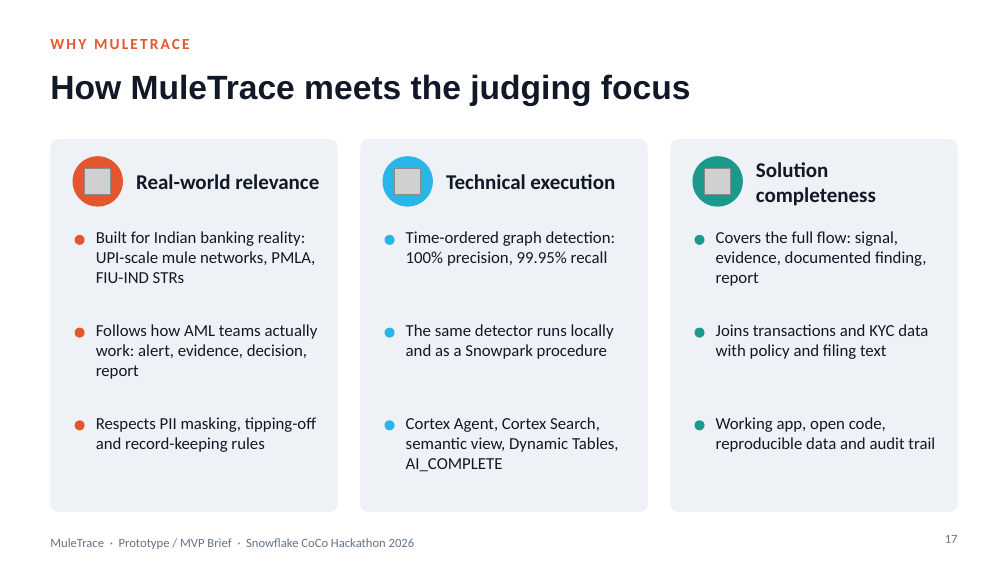
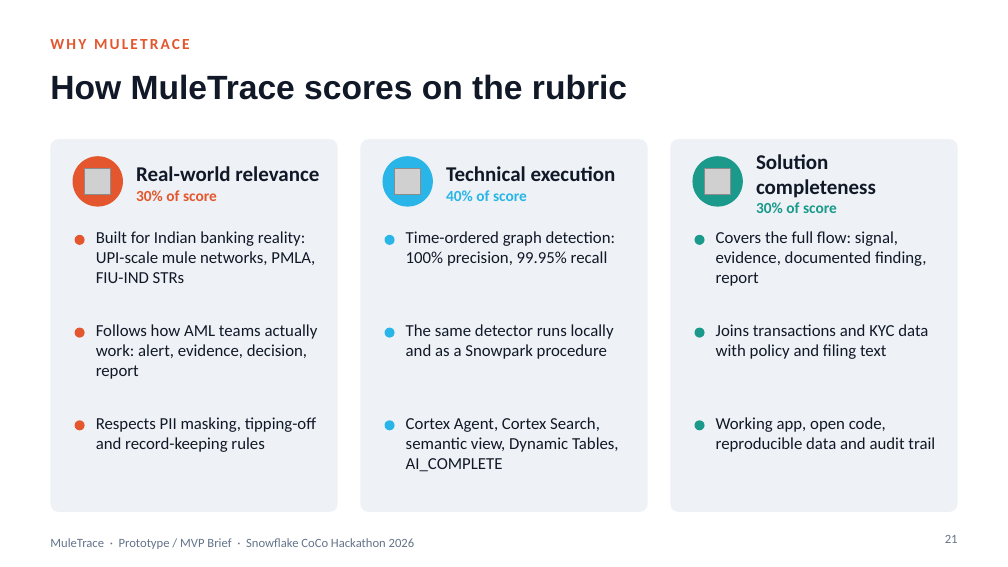
Before and after one commit to SwasthikaDev/SnowflakeCoCoCLI, a slide deck: slide 21 of deck/MuleTrace_MVP_Brief.pptx (slide 17 before the commit). Drawn at 1008x567 pixels with LibreOffice and Linux fonts; fonts in the diff are those of the drawing; grey boxes stand for pictures. Boxes give left, top, right and bottom in pixels: in the first picture for what was removed or moved away, otherwise in the second. Text is boxed around its words. In the diff, an @@ line names an element or a change of style, - is before the commit and + after.

```diff
--- a/deck/MuleTrace_MVP_Brief.pptx
+++ b/deck/MuleTrace_MVP_Brief.pptx
@@ title at [50, 74, 627, 100]: text changed @@
-How MuleTrace meets the judging focus
+How MuleTrace scores on the rubric
@@ text at [136, 190, 217, 201]: paragraph added @@
+30% of score
@@ text at [446, 190, 527, 201]: paragraph added @@
+40% of score
@@ text at [756, 202, 837, 213]: paragraph added @@
+30% of score
@@ page number at [945, 535, 958, 543]: text changed @@
-17
+21
```
Also in this commit, not shown: 4 slides added, 6 other files.
